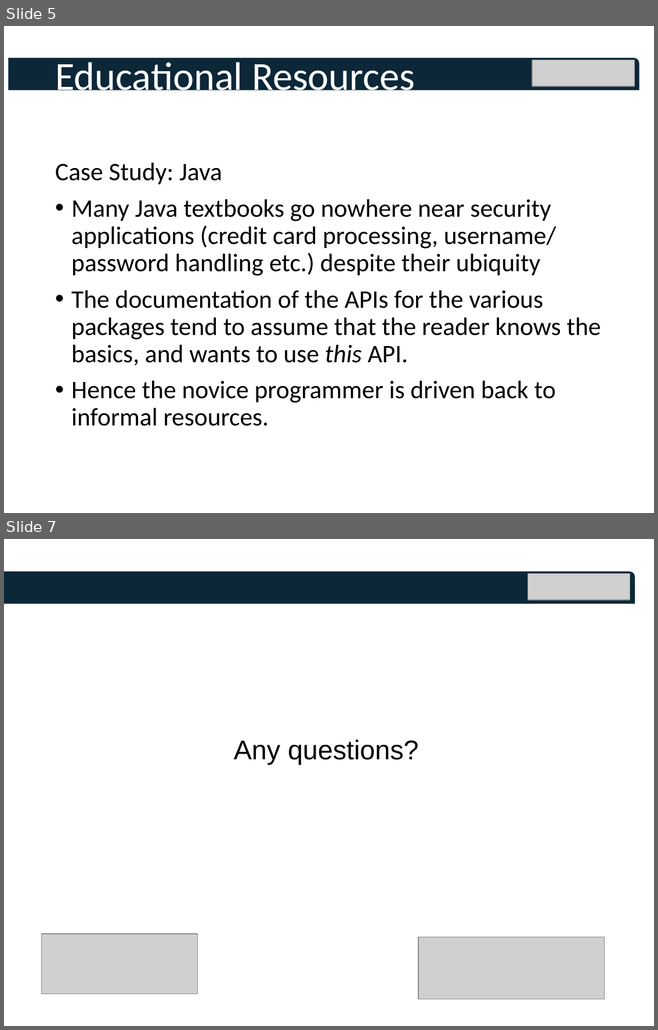
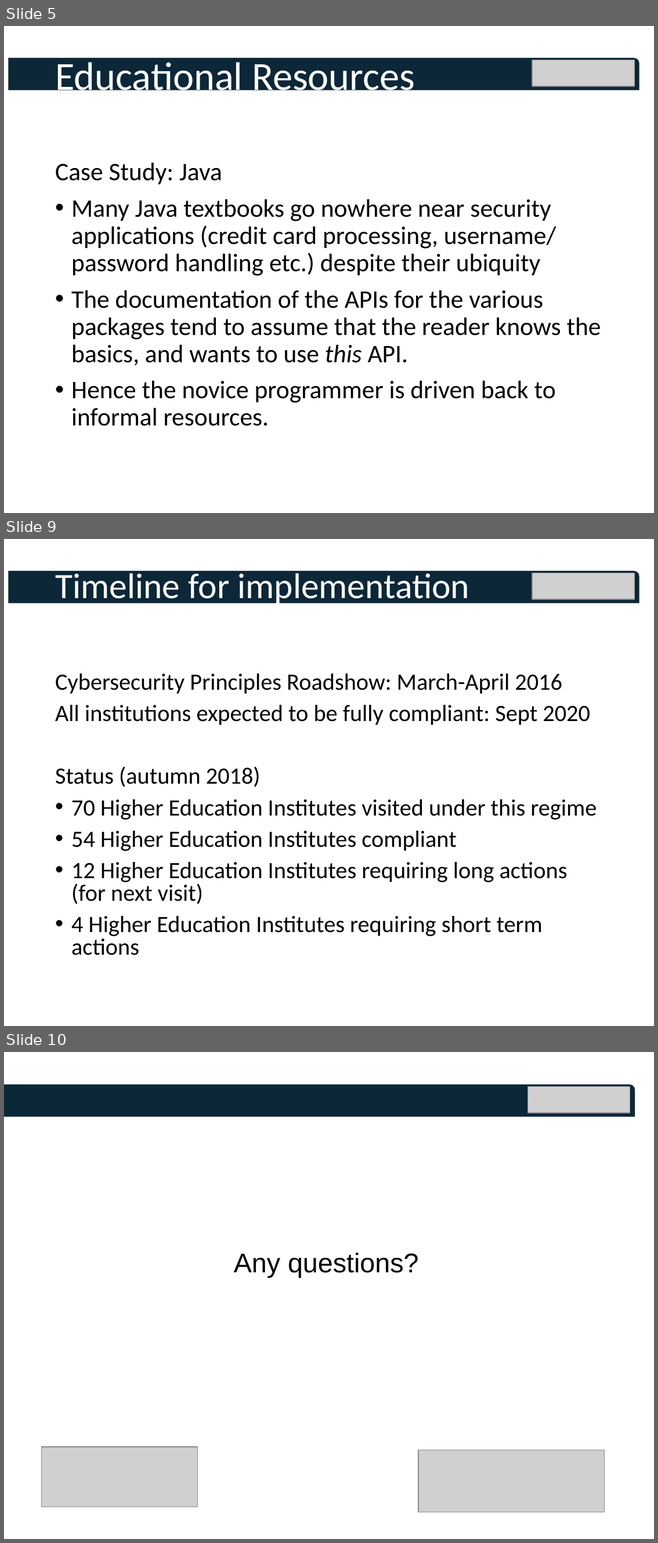
Before and after one commit to tomcrick/FIE2019, a slide deck: TalkatFI2019.pptx. Shown one above the other, each under a label of ours: slides 5 and 7 before the commit, slides 5, 9 and 10 after it; the slides between them are not shown. The pictures are 658x1030 and 658x1543 pixels, drawn with LibreOffice and Linux fonts; fonts in the diff are those of the drawing; grey boxes stand for pictures. Boxes give left, top, right and bottom in pixels: in the first picture for what was removed or moved away, otherwise in the second. Text is boxed around its words. In the diff, an @@ line names an element or a change of style, - is before the commit and + after.

```diff
--- a/TalkatFI2019.pptx
+++ b/TalkatFI2019.pptx
@@ slide 9 added at (x1=4, y1=539, x2=654, y2=1026), background #FFFFFF @@
@@ round rect added at (x1=9, y1=571, x2=639, y2=603), fill #0C2738 @@
@@ title added at (x1=55, y1=569, x2=469, y2=607), 39.6 pt, text #FFFFFF @@
+Timeline for implementation
@@ picture added at (x1=532, y1=573, x2=634, y2=599) @@
@@ text added at (x1=55, y1=674, x2=596, y2=955), 25.9 pt, text #000000 @@
+Cybersecurity Principles Roadshow: March-April 2016
+All institutions expected to be fully compliant: Sept 2020
+Status (autumn 2018)
+• 70 Higher Education Institutes visited under this regime
+• 54 Higher Education Institutes compliant
+• 12 Higher Education Institutes requiring long actions (for next visit)
+• 4 Higher Education Institutes requiring short term actions
@@ what was slide 7 is now slide 10 @@
```
Also in this commit, not shown: 1 slide changed, 3 other slides added.
